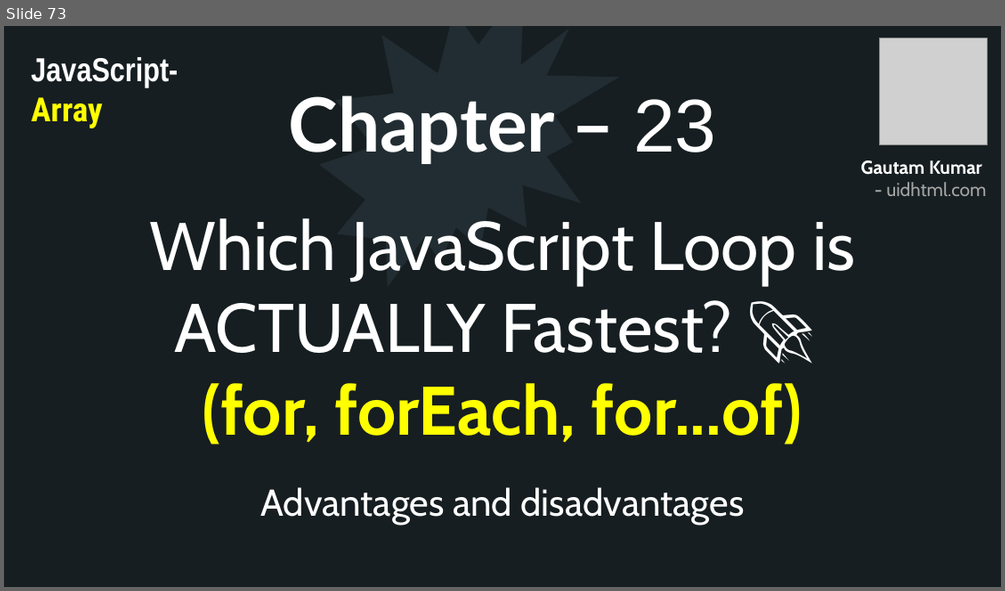
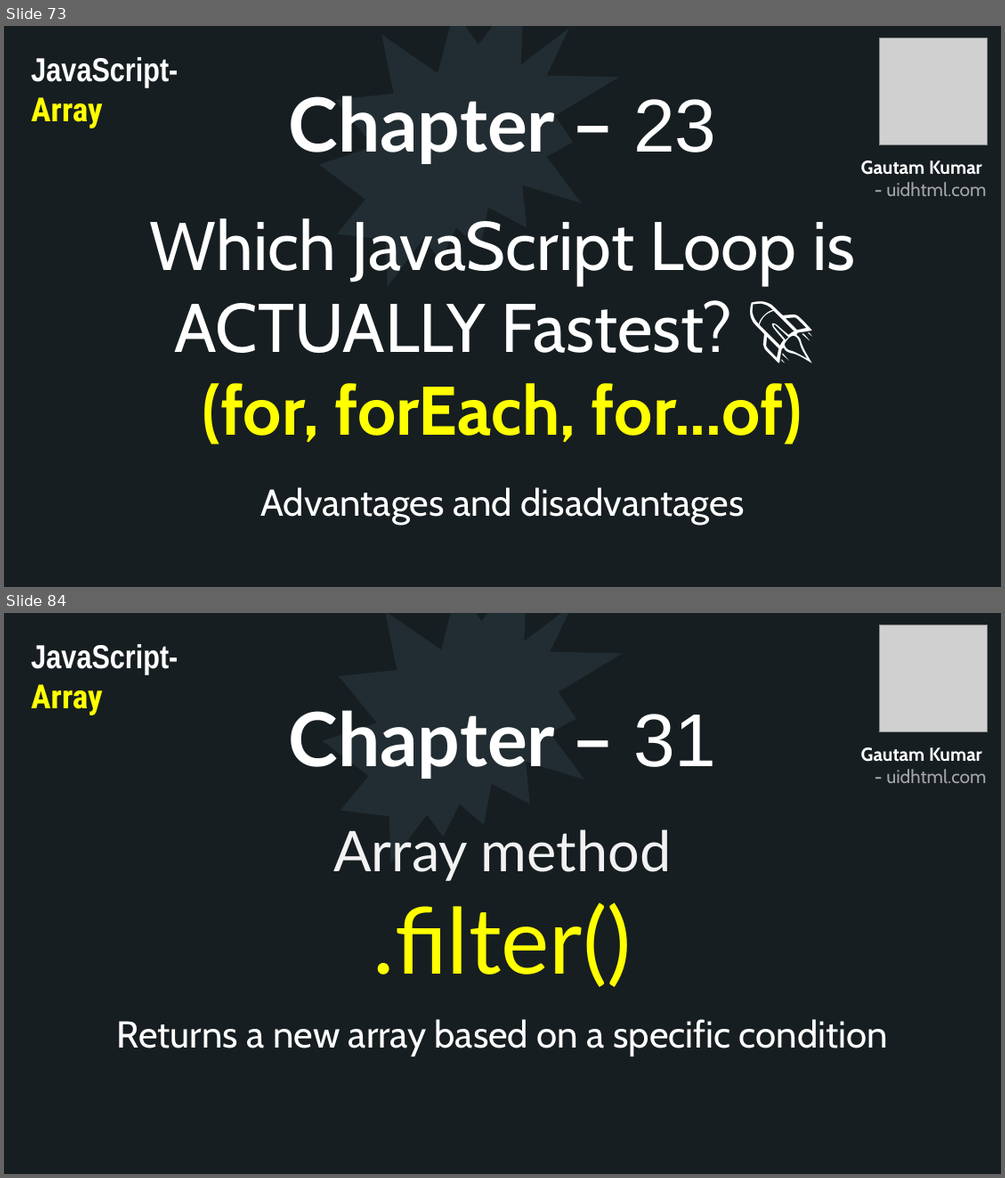
Before and after one commit to uidhtml/javascript-tutorials, a slide deck: Javascript Tutorials.pptx. Shown one above the other, each under a label of ours: slide 73 before the commit, slides 73 and 84 after it; the slides between them are not shown. The pictures are 1005x591 and 1005x1178 pixels, drawn with LibreOffice and Linux fonts; fonts in the diff are those of the drawing; grey boxes stand for pictures. Boxes give left, top, right and bottom in pixels: in the first picture for what was removed or moved away, otherwise in the second. Text is boxed around its words. In the diff, an @@ line names an element or a change of style, - is before the commit and + after.

Commit message:
Added chapter 26

```diff
--- a/Javascript Tutorials.pptx
+++ b/Javascript Tutorials.pptx
@@ slide 84 added at box(4, 613, 1001, 1174), background #2C3C43; not listed: 10 template elements that a slide beside it also shows @@
@@ rectangle added at box(4, 613, 1001, 1174), fill #161E22 @@
@@ irregular seal added at box(323, 613, 623, 863), fill #212D32 @@
@@ picture added at box(880, 625, 987, 732) @@
@@ text added at box(31, 644, 178, 715), 32 pt, text #FFFFFF, bold @@
+JavaScript- Array
@@ title added at box(288, 710, 716, 779), 72 pt, text #FFFFFF, bold @@
+Chapter – 31
@@ text added at box(861, 747, 986, 783), 18 pt, text #A6A6A6, bold @@
+Gautam Kumar
+- uidhtml.com
@@ text added at box(333, 829, 672, 987), 54 pt, text #F2F2F2 @@
+Array method
+.filter()
@@ text added at box(117, 1019, 888, 1056), 36 pt, text #FFFFFF @@
+Returns a new array based on a specific condition
```
Also in this commit, not shown: 6 slides changed, 6 other slides added, 21 other files.
